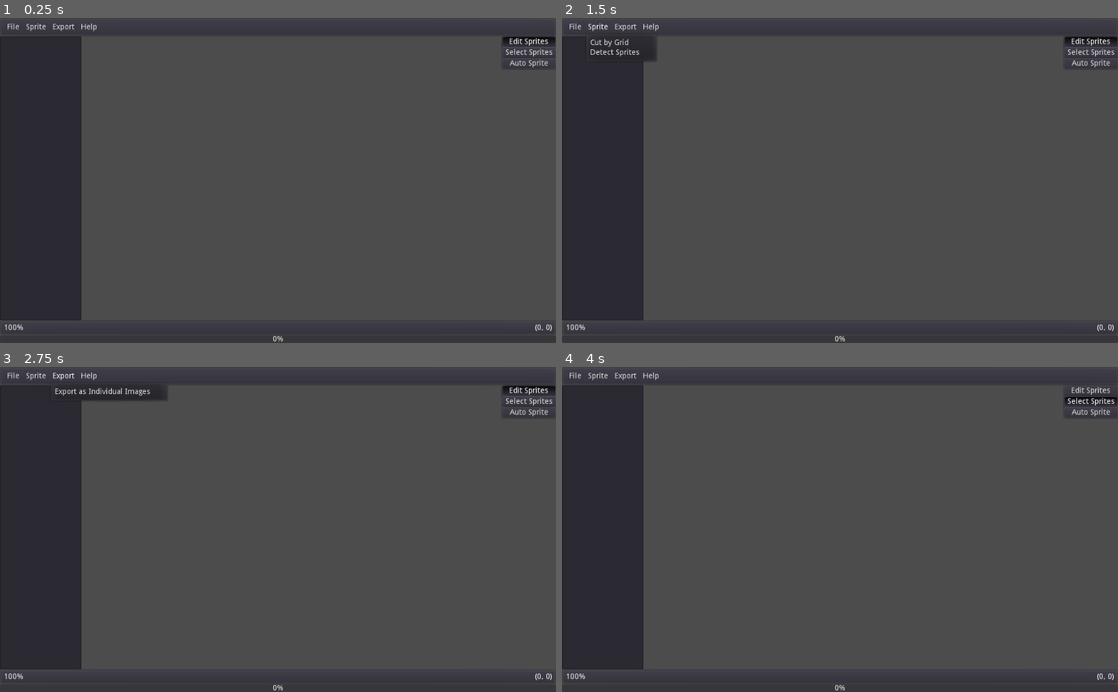
Above: before the commit, frames 1-4 (two rows, left to right).
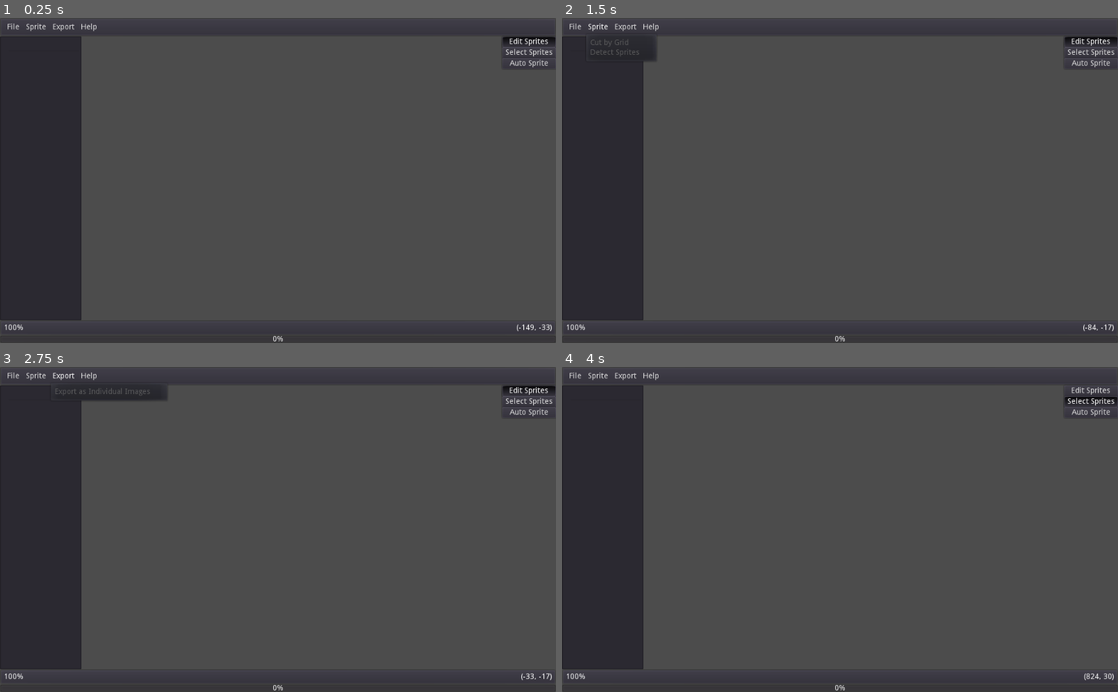
Above: after the commit, the same moments.

Repository: ShatReal/spritter
Game: Godot game, scene res://scenes/main.tscn
Same seed, same stepped clock (60 frames per second), same inputs: the game is played once before the commit and once after it.
Inputs:
- Up to frame 1 (0.25 s): no input
- Up to frame 2 (1.5 s): click "File" at 0.5 s; click "Sprite" at 1.25 s
- Up to frame 3 (2.75 s): click "Export" at 2 s
- Up to frame 4 (4 s): click "Edit Sprites" at 2.75 s; click "Select Sprites" at 3.5 s

The runs differ from the first frame. In frame 1, less than 0.1% of the frame differs, in the area x 92-99%, y 94-97%; in frame 2, 0.2%; in frame 3, 0.2%, in the area x 9-99%, y 6-97%; in frame 4, less than 0.1%.
Error before the commit: Parse Error: Can't preload resource at path: res://sprite_outline.tscn (res://scenes/main.gd:4)

Commit message:
fixed paths

Diff:
--- a/scenes/main.gd
+++ b/scenes/main.gd
@@ -1,8 +1,8 @@
 extends Control
 
 
-const SpriteOutline := preload("res://sprite_outline.tscn")
-const Selection := preload("res://selection.tscn")
+const SpriteOutline := preload("res://scenes/sprite_outline.tscn")
+const Selection := preload("res://scenes/selection.tscn")
 const ZOOM_INTERVALS := [1.0/8, 1.0/4, 1.0/2, 1.0, 2.0, 4.0, 8.0]
 const MAX_HISTORY := 100
 const SCROLL_SPEED := 10
--- a/scenes/main.tscn
+++ b/scenes/main.tscn
@@ -90,6 +90,8 @@
 script = ExtResource( 2 )
 
 [node name="Images" type="Control" parent="Layout/Main/Scroll"]
+margin_right = 775.0
+margin_bottom = 524.0
 size_flags_horizontal = 3
 size_flags_vertical = 3
 script = ExtResource( 2 )
